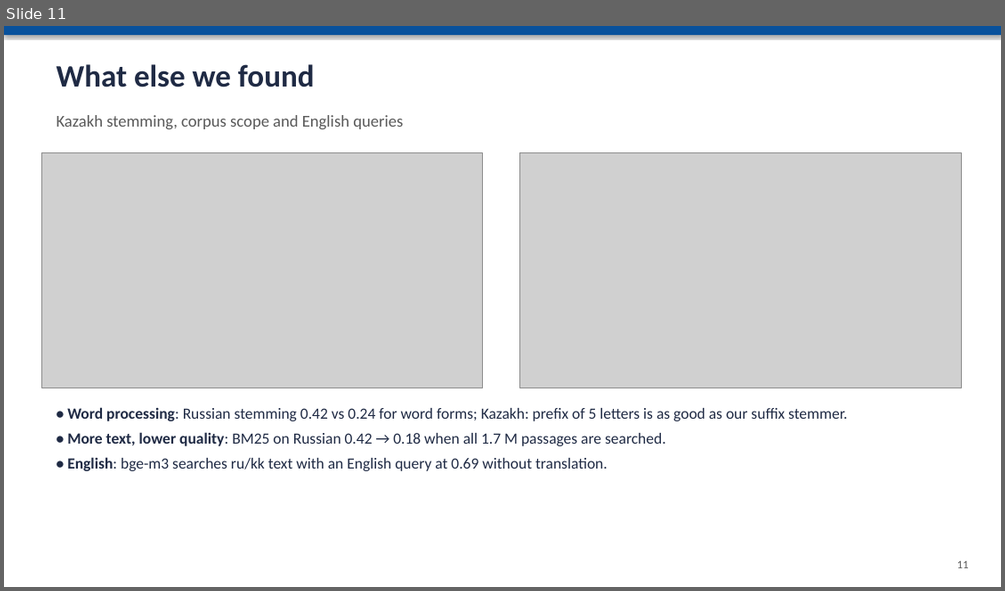
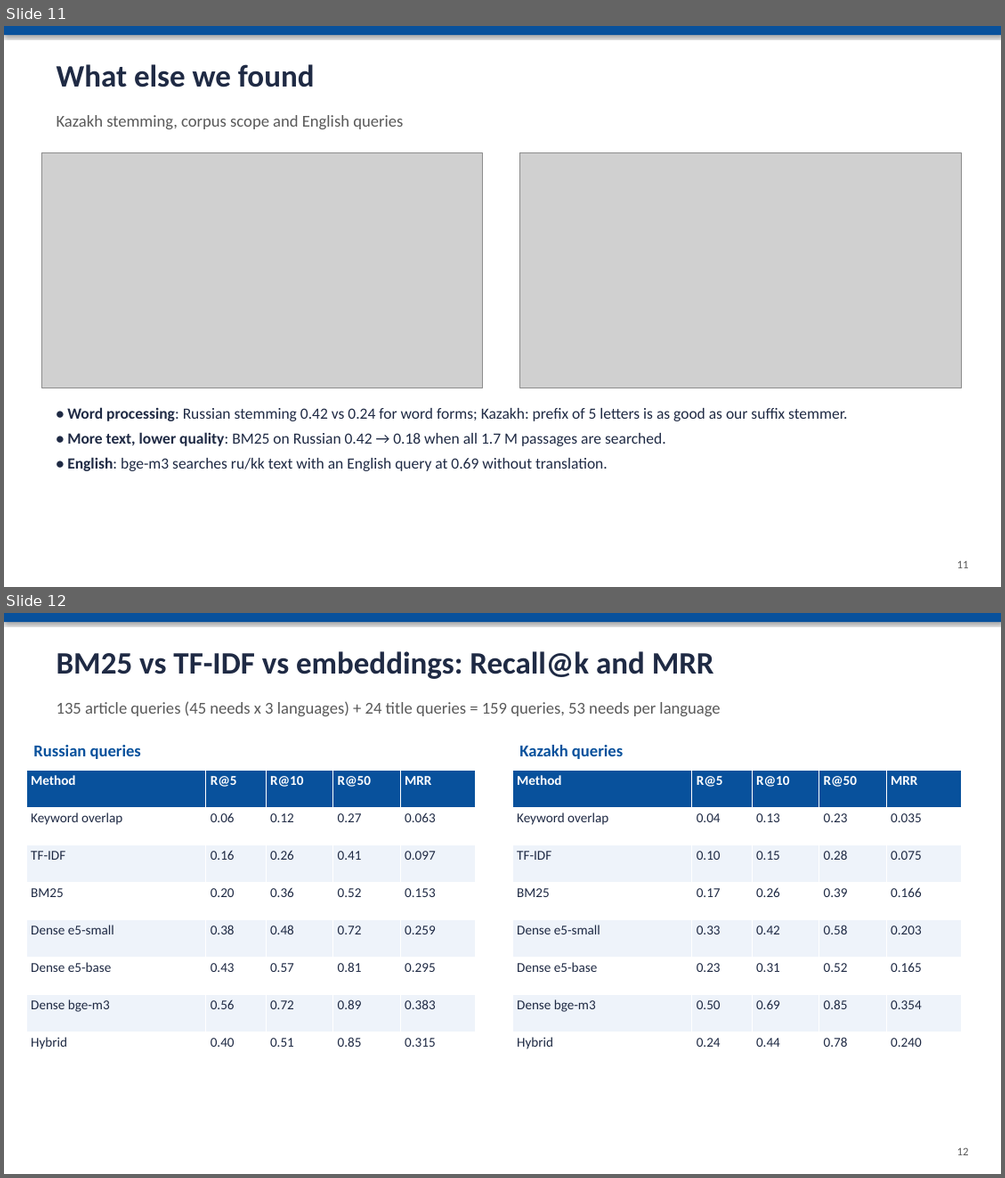
Before and after one commit to Alishershayakhmetov/legal_search, a slide deck: report/Presentation_Kazakh_Legal_Search_Engine.pptx. Shown one above the other, each under a label of ours: slide 11 before the commit, slides 11 and 12 after it. The pictures are 1005x591 and 1005x1178 pixels, drawn with LibreOffice and Linux fonts; fonts in the diff are those of the drawing; grey boxes stand for pictures. Boxes give left, top, right and bottom in pixels: in the first picture for what was removed or moved away, otherwise in the second. Text is boxed around its words. In the diff, an @@ line names an element or a change of style, - is before the commit and + after.

```diff
--- a/report/Presentation_Kazakh_Legal_Search_Engine.pptx
+++ b/report/Presentation_Kazakh_Legal_Search_Engine.pptx
@@ slide 12 added at [4, 613, 1001, 1174], background #FFFFFF @@
@@ rectangle added at [4, 613, 1001, 622], fill #08519C @@
@@ text added at [57, 651, 714, 679], 30 pt, text #1F2A44, bold @@
+BM25 vs TF-IDF vs embeddings: Recall@k and MRR
@@ text added at [57, 701, 720, 716], 16 pt, text #595959 @@
+135 article queries (45 needs x 3 languages) + 24 title queries = 159 queries, 53 needs per language
@@ text added at [33, 745, 141, 759], 16 pt, text #08519C, bold @@
+Russian queries
@@ text added at [519, 745, 623, 759], 16 pt, text #08519C, bold @@
+Kazakh queries
@@ table added at [26, 770, 475, 1070], 8 rows, 5 columns @@
+Method | R@5 | R@10 | R@50 | MRR
+Keyword overlap | 0.06 | 0.12 | 0.27 | 0.063
+TF-IDF | 0.16 | 0.26 | 0.41 | 0.097
+BM25 | 0.20 | 0.36 | 0.52 | 0.153
+Dense e5-small | 0.38 | 0.48 | 0.72 | 0.259
+Dense e5-base | 0.43 | 0.57 | 0.81 | 0.295
+Dense bge-m3 | 0.56 | 0.72 | 0.89 | 0.383
+Hybrid | 0.40 | 0.51 | 0.85 | 0.315
@@ table added at [512, 770, 961, 1070], 8 rows, 5 columns @@
+Method | R@5 | R@10 | R@50 | MRR
+Keyword overlap | 0.04 | 0.13 | 0.23 | 0.035
+TF-IDF | 0.10 | 0.15 | 0.28 | 0.075
+BM25 | 0.17 | 0.26 | 0.39 | 0.166
+Dense e5-small | 0.33 | 0.42 | 0.58 | 0.203
+Dense e5-base | 0.23 | 0.31 | 0.52 | 0.165
+Dense bge-m3 | 0.50 | 0.69 | 0.85 | 0.354
+Hybrid | 0.24 | 0.44 | 0.78 | 0.240
@@ text added at [957, 1147, 969, 1155], 11 pt, text #595959 @@
+12
```
Also in this commit, not shown: 9 slides changed, 1 other slide added, 19 other files.
